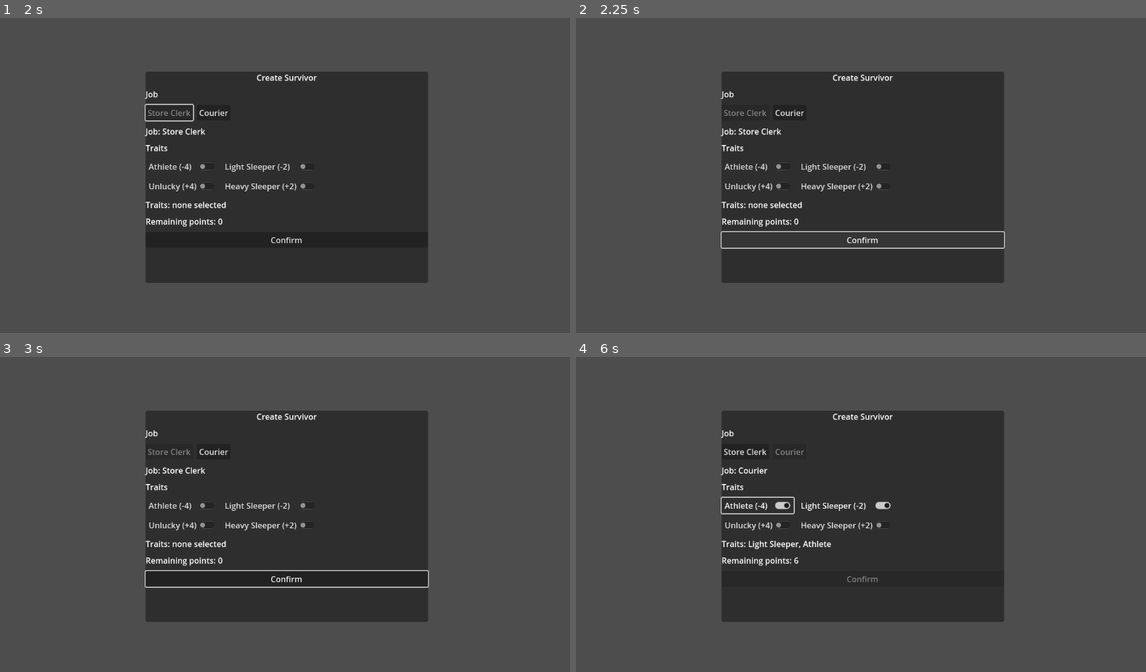
Above: before the commit, frames 1-4 (two rows, left to right).
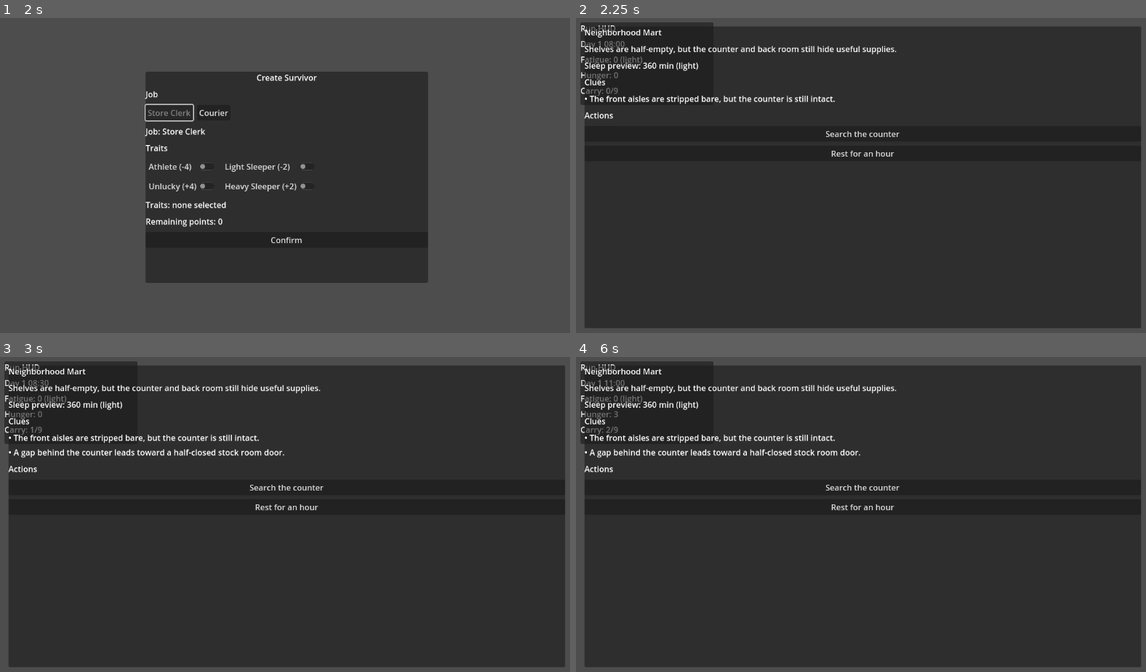
Above: after the commit, the same moments.

Repository: Pupre/apocalypse
Game: Godot game, scene res://scenes/bootstrap/main.tscn
Same seed, same stepped clock (60 frames per second), same inputs: the game is played once before the commit and once after it.
Inputs (mouse positions are in pixels of both pictures, inside the frame that each line leads up to):
- Up to frame 1 (2 s): click "Start" at 0.5 s; click "Store Clerk" at 1.25 s
- Up to frame 2 (2.25 s): click "Confirm" at 2 s
- Up to frame 3 (3 s): click (285, 473) at 2.75 s, where only the run after the commit has a clickable "Search the counter"
- Up to frame 4 (6 s): click (861, 486) at 3.5 s, where only the run after the commit has a clickable "Search the counter"; click (861, 508) at 4.25 s, where only the run after the commit has a clickable "Rest for an hour"; click (786, 451) at 5 s, where only the run before the commit has a clickable "Courier"; click (758, 505) at 5.75 s, where only the run before the commit has a clickable "Athlete (-4)"

Frame 1 is identical in both runs. In frame 2, 62% of the frame differs, in the area x 0-100%, y 1-99%; in frame 3, 62%; in frame 4, 62%.

Commit message:
feat: add app router and indoor run shell

Diff:
--- /dev/null
+++ b/game/data/events/indoor/mart_01.json
@@ -0,0 +1,41 @@
+{
+  "id": "mart_01",
+  "name": "Neighborhood Mart",
+  "summary": "Shelves are half-empty, but the counter and back room still hide useful supplies.",
+  "clues": [
+    {
+      "id": "front_aisles",
+      "text": "The front aisles are stripped bare, but the counter is still intact.",
+      "visible": true
+    },
+    {
+      "id": "stock_room",
+      "text": "A gap behind the counter leads toward a half-closed stock room door.",
+      "visible": false
+    }
+  ],
+  "actions": [
+    {
+      "id": "search_counter",
+      "label": "Search the counter",
+      "sleep_minutes": 30,
+      "reveal_clue_ids": [
+        "stock_room"
+      ],
+      "loot": [
+        {
+          "id": "canned_beans",
+          "name": "Canned Beans",
+          "bulk": 1
+        }
+      ]
+    },
+    {
+      "id": "rest",
+      "label": "Rest for an hour",
+      "sleep_minutes": 60,
+      "reveal_clue_ids": [],
+      "loot": []
+    }
+  ]
+}
--- a/game/project.godot
+++ b/game/project.godot
@@ -11,6 +11,7 @@
 
 [autoload]
 
+AppRouter="*res://scripts/autoload/app_router.gd"
 ContentLibrary="*res://scripts/autoload/content_library.gd"
 
 [rendering]
--- /dev/null
+++ b/game/scenes/indoor/indoor_mode.tscn
@@ -0,0 +1,47 @@
+[gd_scene load_steps=2 format=3]
+
+[ext_resource type="Script" path="res://scripts/indoor/indoor_mode.gd" id="1"]
+[ext_resource type="Script" path="res://scripts/indoor/indoor_director.gd" id="2"]
+
+[node name="IndoorMode" type="Control"]
+anchors_preset = 15
+anchor_right = 1.0
+anchor_bottom = 1.0
+script = ExtResource("1")
+
+[node name="Director" type="Node" parent="."]
+script = ExtResource("2")
+
+[node name="Panel" type="PanelContainer" parent="."]
+anchors_preset = 15
+anchor_right = 1.0
+anchor_bottom = 1.0
+offset_left = 24.0
+offset_top = 24.0
+offset_right = -24.0
+offset_bottom = -24.0
+
+[node name="VBox" type="VBoxContainer" parent="Panel"]
+theme_override_constants/separation = 10
+
+[node name="TitleLabel" type="Label" parent="Panel/VBox"]
+text = "Indoor"
+
+[node name="SummaryLabel" type="Label" parent="Panel/VBox"]
+text = "Search the room for clues."
+autowrap_mode = 3
+
+[node name="SleepPreviewLabel" type="Label" parent="Panel/VBox"]
+text = "Sleep preview: unavailable"
+
+[node name="ClueHeadingLabel" type="Label" parent="Panel/VBox"]
+text = "Clues"
+
+[node name="ClueList" type="VBoxContainer" parent="Panel/VBox"]
+theme_override_constants/separation = 6
+
+[node name="ActionHeadingLabel" type="Label" parent="Panel/VBox"]
+text = "Actions"
+
+[node name="ActionButtons" type="VBoxContainer" parent="Panel/VBox"]
+theme_override_constants/separation = 8
--- /dev/null
+++ b/game/scenes/run/hud.tscn
@@ -0,0 +1,33 @@
+[gd_scene load_steps=2 format=3]
+
+[ext_resource type="Script" path="res://scripts/run/hud_presenter.gd" id="1"]
+
+[node name="HUD" type="Control"]
+anchors_preset = 15
+anchor_right = 1.0
+anchor_bottom = 1.0
+script = ExtResource("1")
+
+[node name="Panel" type="PanelContainer" parent="."]
+offset_left = 16.0
+offset_top = 16.0
+offset_right = 280.0
+offset_bottom = 180.0
+
+[node name="VBox" type="VBoxContainer" parent="Panel"]
+theme_override_constants/separation = 8
+
+[node name="TitleLabel" type="Label" parent="Panel/VBox"]
+text = "Run HUD"
+
+[node name="ClockLabel" type="Label" parent="Panel/VBox"]
+text = "Clock: --"
+
+[node name="FatigueLabel" type="Label" parent="Panel/VBox"]
+text = "Fatigue: --"
+
+[node name="HungerLabel" type="Label" parent="Panel/VBox"]
+text = "Hunger: --"
+
+[node name="CarryLabel" type="Label" parent="Panel/VBox"]
+text = "Carry: --"
--- /dev/null
+++ b/game/scenes/run/run_shell.tscn
@@ -0,0 +1,11 @@
+[gd_scene load_steps=2 format=3]
+
+[ext_resource type="Script" path="res://scripts/run/run_controller.gd" id="1"]
+[ext_resource type="PackedScene" path="res://scenes/run/hud.tscn" id="2"]
+
+[node name="RunShell" type="Node"]
+script = ExtResource("1")
+
+[node name="HUD" parent="." instance=ExtResource("2")]
+
+[node name="ModeHost" type="Node" parent="."]
--- /dev/null
+++ b/game/scripts/autoload/app_router.gd
@@ -0,0 +1,58 @@
+extends Node
+
+const TITLE_MENU_SCENE := preload("res://scenes/menus/title_menu.tscn")
+const SURVIVOR_CREATOR_SCENE := preload("res://scenes/menus/survivor_creator.tscn")
+const RUN_SHELL_SCENE := preload("res://scenes/run/run_shell.tscn")
+
+var _host: Node = null
+var _active_screen: Node = null
+
+
+func set_host(host: Node) -> void:
+	_host = host
+
+
+func show_title() -> void:
+	var title_menu := TITLE_MENU_SCENE.instantiate()
+	title_menu.start_requested.connect(Callable(self, "_on_start_requested"))
+	_swap_screen(title_menu)
+
+
+func show_survivor_creator() -> void:
+	var survivor_creator := SURVIVOR_CREATOR_SCENE.instantiate()
+	survivor_creator.survivor_confirmed.connect(Callable(self, "_on_survivor_confirmed"))
+	_swap_screen(survivor_creator)
+
+
+func launch_run_shell(job_id: String, trait_ids: Array[String]) -> void:
+	var run_shell := RUN_SHELL_SCENE.instantiate()
+	_swap_screen(run_shell)
+
+	if run_shell.has_method("start_run"):
+		run_shell.start_run({
+			"job_id": job_id,
+			"trait_ids": trait_ids.duplicate(),
+			"remaining_points": 0,
+		}, "mart_01")
+
+
+func _on_start_requested() -> void:
+	show_survivor_creator()
+
+
+func _on_survivor_confirmed(job_id: String, trait_ids: Array[String]) -> void:
+	launch_run_shell(job_id, trait_ids)
+
+
+func _swap_screen(screen: Node) -> void:
+	if _host == null:
+		push_error("AppRouter host is not set.")
+		return
+
+	if is_instance_valid(_active_screen):
+		_host.remove_child(_active_screen)
+		_active_screen.queue_free()
+
+	_active_screen = screen
+	if _active_screen != null:
+		_host.add_child(_active_screen)
--- a/game/scripts/bootstrap/main.gd
+++ b/game/scripts/bootstrap/main.gd
@@ -1,30 +1,10 @@
 extends Node
 
-const TITLE_MENU_SCENE := preload("res://scenes/menus/title_menu.tscn")
-const SURVIVOR_CREATOR_SCENE := preload("res://scenes/menus/survivor_creator.tscn")
+func _ready() -> void:
+	var app_router := get_node_or_null("/root/AppRouter")
+	if app_router == null:
+		push_error("AppRouter autoload is missing.")
+		return
 
-var _active_screen: Node
-
-
-func _ready() -> void:
-	_show_title_menu()
-
-
-func _show_title_menu() -> void:
-	var title_menu = TITLE_MENU_SCENE.instantiate()
-	title_menu.start_requested.connect(Callable(self, "_show_survivor_creator"))
-	_swap_screen(title_menu)
-
-
-func _show_survivor_creator() -> void:
-	_swap_screen(SURVIVOR_CREATOR_SCENE.instantiate())
-
-
-func _swap_screen(screen: Node) -> void:
-	if is_instance_valid(_active_screen):
-		remove_child(_active_screen)
-		_active_screen.queue_free()
-
-	_active_screen = screen
-	if _active_screen != null:
-		add_child(_active_screen)
+	app_router.set_host(self)
+	app_router.show_title()
--- /dev/null
+++ b/game/scripts/indoor/indoor_action_resolver.gd
@@ -0,0 +1,100 @@
+extends RefCounted
+
+
+func load_event(path: String) -> Dictionary:
+	if path.is_empty():
+		push_error("Indoor event path is empty.")
+		return {}
+
+	var file := FileAccess.open(path, FileAccess.READ)
+	if file == null:
+		push_error("Could not open indoor event file: %s" % path)
+		return {}
+
+	var json := JSON.new()
+	var parse_error := json.parse(file.get_as_text())
+	if parse_error != OK:
+		push_error("%s: invalid JSON at line %d: %s" % [path, json.get_error_line(), json.get_error_message()])
+		return {}
+
+	if typeof(json.data) != TYPE_DICTIONARY:
+		push_error("%s: expected a top-level object." % path)
+		return {}
+
+	return json.data
+
+
+func get_visible_clues(event_data: Dictionary, event_state: Dictionary) -> Array[Dictionary]:
+	var revealed_clue_ids := _string_id_array(event_state.get("revealed_clue_ids", []))
+	var visible_clues: Array[Dictionary] = []
+
+	for clue_variant in event_data.get("clues", []):
+		if typeof(clue_variant) != TYPE_DICTIONARY:
+			continue
+
+		var clue := clue_variant as Dictionary
+		var clue_id := String(clue.get("id", ""))
+		if bool(clue.get("visible", false)) or revealed_clue_ids.has(clue_id):
+			visible_clues.append(clue)
+
+	return visible_clues
+
+
+func get_actions(event_data: Dictionary) -> Array[Dictionary]:
+	var actions: Array[Dictionary] = []
+
+	for action_variant in event_data.get("actions", []):
+		if typeof(action_variant) == TYPE_DICTIONARY:
+			actions.append(action_variant)
+
+	return actions
+
+
+func get_sleep_preview(run_state) -> Dictionary:
+	if run_state == null or not run_state.has_method("get_sleep_preview"):
+		return {}
+
+	return run_state.get_sleep_preview()
+
+
+func apply_action(run_state, event_data: Dictionary, event_state: Dictionary, action_id: String) -> bool:
+	var action := _get_action(event_data, action_id)
+	if action.is_empty():
+		return false
+
+	if run_state != null:
+		var sleep_minutes := int(action.get("sleep_minutes", 0))
+		if sleep_minutes > 0 and run_state.has_method("advance_sleep_time"):
+			run_state.advance_sleep_time(sleep_minutes)
+
+		for loot_variant in action.get("loot", []):
+			if typeof(loot_variant) == TYPE_DICTIONARY and run_state != null:
+				run_state.inventory.add_item(loot_variant)
+
+	var revealed_clue_ids := _string_id_array(event_state.get("revealed_clue_ids", []))
+	for clue_id_variant in action.get("reveal_clue_ids", []):
+		var clue_id := String(clue_id_variant)
+		if not revealed_clue_ids.has(clue_id):
+			revealed_clue_ids.append(clue_id)
+
+	event_state["revealed_clue_ids"] = revealed_clue_ids
+	return true
+
+
+func _get_action(event_data: Dictionary, action_id: String) -> Dictionary:
+	for action_variant in event_data.get("actions", []):
+		if typeof(action_variant) != TYPE_DICTIONARY:
+			continue
+
+		var action := action_variant as Dictionary
+		if String(action.get("id", "")) == action_id:
+			return action
+
+	return {}
+
+
+func _string_id_array(values) -> Array[String]:
+	var result: Array[String] = []
+	for value in values:
+		result.append(String(value))
+	return result
--- /dev/null
+++ b/game/scripts/indoor/indoor_director.gd
@@ -0,0 +1,64 @@
+extends Node
+
+signal state_changed
+
+const ACTION_RESOLVER_SCRIPT := preload("res://scripts/indoor/indoor_action_resolver.gd")
+
+var _resolver := ACTION_RESOLVER_SCRIPT.new()
+var _run_state = null
+var _building_data: Dictionary = {}
+var _event_data: Dictionary = {}
+var _event_state: Dictionary = {"revealed_clue_ids": PackedStringArray()}
+
+
+func configure(run_state, building_id: String) -> void:
+	_run_state = run_state
+	_building_data = _get_building_data(building_id)
+	if _building_data.is_empty():
+		_event_data = {}
+		_event_state = {"revealed_clue_ids": PackedStringArray()}
+		state_changed.emit()
+		return
+
+	_event_data = _resolver.load_event(String(_building_data.get("indoor_event_path", "")))
+	_event_state = {"revealed_clue_ids": PackedStringArray()}
+	state_changed.emit()
+
+
+func get_event_title() -> String:
+	if not _event_data.is_empty():
+		return String(_event_data.get("name", _building_data.get("name", "Indoor")))
+
+	return String(_building_data.get("name", "Indoor"))
+
+
+func get_event_summary() -> String:
+	return String(_event_data.get("summary", ""))
+
+
+func get_visible_clues() -> Array[Dictionary]:
+	return _resolver.get_visible_clues(_event_data, _event_state)
+
+
+func get_actions() -> Array[Dictionary]:
+	return _resolver.get_actions(_event_data)
+
+
+func get_sleep_preview() -> Dictionary:
+	return _resolver.get_sleep_preview(_run_state)
+
+
+func apply_action(action_id: String) -> bool:
+	if not _resolver.apply_action(_run_state, _event_data, _event_state, action_id):
+		return false
+
+	state_changed.emit()
+	return true
+
+
+func _get_building_data(building_id: String) -> Dictionary:
+	if not ContentLibrary.has_method("get_building"):
+		push_error("ContentLibrary autoload is missing get_building(building_id).")
+		return {}
+
+	return ContentLibrary.get_building(building_id)
--- /dev/null
+++ b/game/scripts/indoor/indoor_mode.gd
@@ -0,0 +1,114 @@
+extends Control
+
+signal state_changed
+
+var _director: Node = null
+var _title_label: Label = null
+var _summary_label: Label = null
+var _sleep_preview_label: Label = null
+var _clue_list: VBoxContainer = null
+var _action_buttons: VBoxContainer = null
+var _director_connected := false
+
+
+func configure(run_state, building_id: String = "mart_01") -> void:
+	_cache_nodes()
+	_bind_director()
+	if _director != null and _director.has_method("configure"):
+		_director.configure(run_state, building_id)
+
+
+func _ready() -> void:
+	_cache_nodes()
+	_bind_director()
+
+
+func _bind_director() -> void:
+	if _director == null or _director_connected or not _director.has_signal("state_changed"):
+		return
+
+	_director.state_changed.connect(Callable(self, "_on_director_state_changed"))
+	_director_connected = true
+
+
+func _on_director_state_changed() -> void:
+	_refresh_view()
+	state_changed.emit()
+
+
+func _refresh_view() -> void:
+	if _director == null:
+		return
+
+	if _title_label != null and _director.has_method("get_event_title"):
+		_title_label.text = _director.get_event_title()
+
+	if _summary_label != null and _director.has_method("get_event_summary"):
+		var summary: String = String(_director.get_event_summary())
+		_summary_label.text = summary if not summary.is_empty() else "Search the room for clues."
+
+	if _sleep_preview_label != null and _director.has_method("get_sleep_preview"):
+		_sleep_preview_label.text = _sleep_preview_text(_director.get_sleep_preview())
+
+	_refresh_clue_list()
+	_refresh_action_buttons()
+
+
+func _refresh_clue_list() -> void:
+	if _clue_list == null:
+		return
+
+	_clear_children(_clue_list)
+	if not _director.has_method("get_visible_clues"):
+		return
+
+	for clue in _director.get_visible_clues():
+		var clue_label := Label.new()
+		clue_label.autowrap_mode = TextServer.AUTOWRAP_WORD_SMART
+		clue_label.text = "• %s" % String(clue.get("text", clue.get("id", "")))
+		_clue_list.add_child(clue_label)
+
+
+func _refresh_action_buttons() -> void:
+	if _action_buttons == null:
+		return
+
+	_clear_children(_action_buttons)
+	if not _director.has_method("get_actions"):
+		return
+
+	for action in _director.get_actions():
+		var action_id := String(action.get("id", ""))
+		if action_id.is_empty():
+			continue
+
+		var button := Button.new()
+		button.text = String(action.get("label", action_id))
+		button.pressed.connect(Callable(self, "_on_action_pressed").bind(action_id))
+		_action_buttons.add_child(button)
+
+
+func _on_action_pressed(action_id: String) -> void:
+	if _director != null and _director.has_method("apply_action"):
+		_director.apply_action(action_id)
+
+
+func _sleep_preview_text(preview: Dictionary) -> String:
+	if preview.is_empty():
+		return "Sleep preview: unavailable"
+
+	return "Sleep preview: %d min (%s)" % [int(preview.get("sleep_minutes", 0)), String(preview.get("band", "unknown"))]
+
+
+func _cache_nodes() -> void:
+	_director = get_node_or_null("Director")
+	_title_label = get_node_or_null("Panel/VBox/TitleLabel") as Label
+	_summary_label = get_node_or_null("Panel/VBox/SummaryLabel") as Label
+	_sleep_preview_label = get_node_or_null("Panel/VBox/SleepPreviewLabel") as Label
+	_clue_list = get_node_or_null("Panel/VBox/ClueList") as VBoxContainer
+	_action_buttons = get_node_or_null("Panel/VBox/ActionButtons") as VBoxContainer
+
+
+func _clear_children(container: Node) -> void:
+	for child in container.get_children():
+		child.queue_free()
--- /dev/null
+++ b/game/scripts/run/hud_presenter.gd
@@ -0,0 +1,52 @@
+extends Control
+
+var run_state = null
+var _clock_label: Label
+var _fatigue_label: Label
+var _hunger_label: Label
+var _carry_label: Label
+
+
+func set_run_state(state) -> void:
+	run_state = state
+	refresh()
+
+
+func refresh() -> void:
+	_cache_nodes()
+	if run_state == null:
+		_set_empty_state()
+		return
+
+	if _clock_label != null:
+		_clock_label.text = run_state.clock.get_clock_label()
+
+	if _fatigue_label != null:
+		_fatigue_label.text = "Fatigue: %d (%s)" % [int(run_state.fatigue), run_state.fatigue_model.get_band(run_state.fatigue)]
+
+	if _hunger_label != null:
+		_hunger_label.text = "Hunger: %d" % int(run_state.hunger)
+
+	if _carry_label != null:
+		_carry_label.text = "Carry: %d/%d" % [run_state.inventory.total_bulk(), run_state.inventory.carry_limit]
+
+
+func _cache_nodes() -> void:
+	_clock_label = get_node_or_null("Panel/VBox/ClockLabel") as Label
+	_fatigue_label = get_node_or_null("Panel/VBox/FatigueLabel") as Label
+	_hunger_label = get_node_or_null("Panel/VBox/HungerLabel") as Label
+	_carry_label = get_node_or_null("Panel/VBox/CarryLabel") as Label
+
+
+func _set_empty_state() -> void:
+	if _clock_label != null:
+		_clock_label.text = "Clock: --"
+
+	if _fatigue_label != null:
+		_fatigue_label.text = "Fatigue: --"
+
+	if _hunger_label != null:
+		_hunger_label.text = "Hunger: --"
+
+	if _carry_label != null:
+		_carry_label.text = "Carry: --"
--- /dev/null
+++ b/game/scripts/run/run_controller.gd
@@ -0,0 +1,51 @@
+extends Node
+
+const RUN_STATE_SCRIPT := preload("res://scripts/run/run_state.gd")
+const INDOOR_MODE_SCENE := preload("res://scenes/indoor/indoor_mode.tscn")
+
+var run_state = null
+var _hud_presenter: Node = null
+var _mode_host: Node = null
+
+
+func start_run(survivor_config: Dictionary, building_id: String = "mart_01") -> void:
+	run_state = RUN_STATE_SCRIPT.from_survivor_config(survivor_config)
+	if run_state == null:
+		push_error("RunController could not create a run state.")
+		return
+
+	_hud_presenter = get_node_or_null("HUD")
+	_mode_host = get_node_or_null("ModeHost")
+
+	if _hud_presenter != null and _hud_presenter.has_method("set_run_state"):
+		_hud_presenter.set_run_state(run_state)
+
+	_refresh_hud()
+	_show_indoor_mode(building_id)
+
+
+func _show_indoor_mode(building_id: String) -> void:
+	if _mode_host == null:
+		push_error("RunController is missing the mode host.")
+		return
+
+	for child in _mode_host.get_children():
+		child.queue_free()
+
+	var indoor_mode := INDOOR_MODE_SCENE.instantiate()
+	_mode_host.add_child(indoor_mode)
+
+	if indoor_mode.has_signal("state_changed"):
+		indoor_mode.state_changed.connect(Callable(self, "_on_indoor_state_changed"))
+
+	if indoor_mode.has_method("configure"):
+		indoor_mode.configure(run_state, building_id)
+
+
+func _on_indoor_state_changed() -> void:
+	_refresh_hud()
+
+
+func _refresh_hud() -> void:
+	if _hud_presenter != null and _hud_presenter.has_method("refresh"):
+		_hud_presenter.refresh()
--- /dev/null
+++ b/game/tests/unit/test_indoor_actions.gd
@@ -0,0 +1,91 @@
+extends "res://tests/support/test_case.gd"
+
+const RUN_STATE_SCRIPT_PATH := "res://scripts/run/run_state.gd"
+const INDOOR_ACTION_RESOLVER_SCRIPT_PATH := "res://scripts/indoor/indoor_action_resolver.gd"
+const INDOOR_EVENT_PATH := "res://data/events/indoor/mart_01.json"
+
+var _test_jobs: Dictionary = {
+	"courier": {
+		"id": "courier",
+		"modifiers": {
+			"move_speed": 30.0,
+			"fatigue_gain": -0.1,
+		},
+	},
+}
+
+var _test_traits: Dictionary = {
+	"athlete": {
+		"id": "athlete",
+		"modifiers": {
+			"move_speed": 40.0,
+			"fatigue_gain": -0.15,
+		},
+	},
+}
+
+
+func _init() -> void:
+	call_deferred("_run_test")
+
+
+func _run_test() -> void:
+	var run_state_script := load(RUN_STATE_SCRIPT_PATH) as Script
+	var indoor_action_resolver_script := load(INDOOR_ACTION_RESOLVER_SCRIPT_PATH) as Script
+	if not assert_true(run_state_script != null, "Missing run state script: %s" % RUN_STATE_SCRIPT_PATH):
+		return
+	if not assert_true(indoor_action_resolver_script != null, "Missing indoor action resolver script: %s" % INDOOR_ACTION_RESOLVER_SCRIPT_PATH):
+		return
+
+	var event_data := _load_json(INDOOR_EVENT_PATH)
+	if event_data.is_empty():
+		return
+
+	var run_state = run_state_script.from_survivor_config({
+		"job_id": "courier",
+		"trait_ids": PackedStringArray(["athlete"]),
+		"remaining_points": 0,
+	}, self)
+	if not assert_true(run_state != null, "RunState should build for indoor action tests."):
+		return
+
+	var resolver = indoor_action_resolver_script.new()
+	var event_state := {
+		"revealed_clue_ids": PackedStringArray(),
+	}
+
+	var visible_clues: Array = resolver.get_visible_clues(event_data, event_state)
+	assert_eq(visible_clues.size(), 1, "Mart clues should start with one visible clue.")
+
+	var action_applied: bool = resolver.apply_action(run_state, event_data, event_state, "search_counter")
+	assert_true(action_applied, "Indoor action resolver should apply the search_counter action.")
+
+	visible_clues = resolver.get_visible_clues(event_data, event_state)
+	assert_eq(visible_clues.size(), 2, "Searching the counter should reveal the hidden clue.")
+	assert_eq(run_state.inventory.total_bulk(), 1, "Searching the counter should add one loot item.")
+
+	pass_test("INDOOR_ACTIONS_OK")
+
+
+func _load_json(path: String) -> Dictionary:
+	var file := FileAccess.open(path, FileAccess.READ)
+	if not assert_true(file != null, "Missing indoor event data: %s" % path):
+		return {}
+
+	var json := JSON.new()
+	var parse_error := json.parse(file.get_as_text())
+	if not assert_eq(parse_error, OK, "Indoor event data should parse cleanly."):
+		return {}
+
+	if not assert_true(typeof(json.data) == TYPE_DICTIONARY, "Indoor event data should be a dictionary."):
+		return {}
+
+	return json.data
+
+
+func get_job(job_id: String) -> Dictionary:
+	return _test_jobs.get(job_id, {})
+
+
+func get_trait(trait_id: String) -> Dictionary:
+	return _test_traits.get(trait_id, {})
